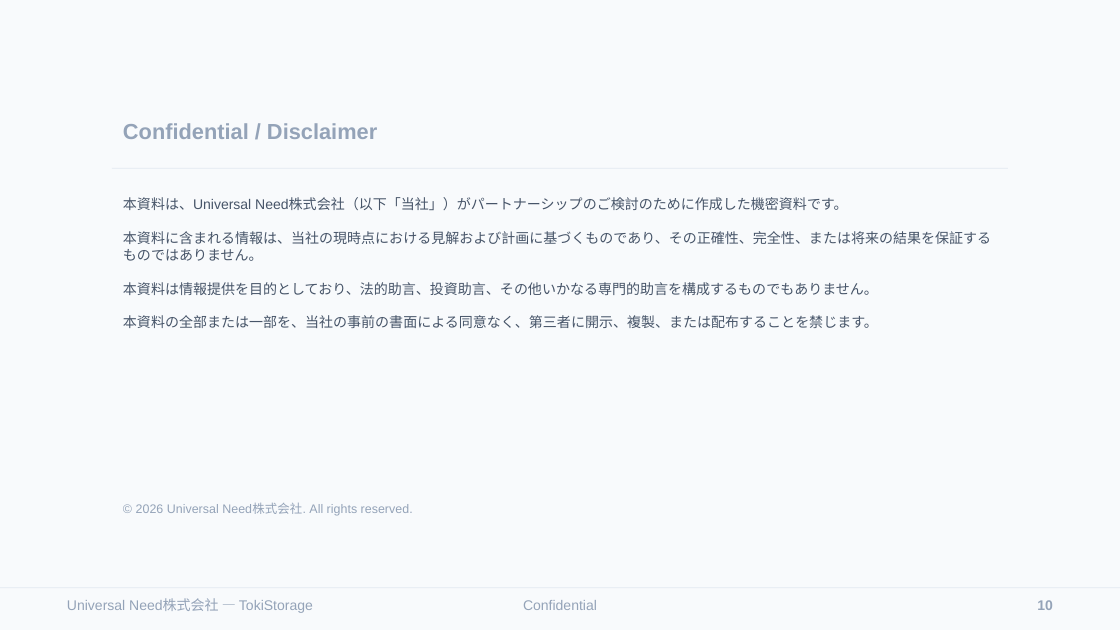
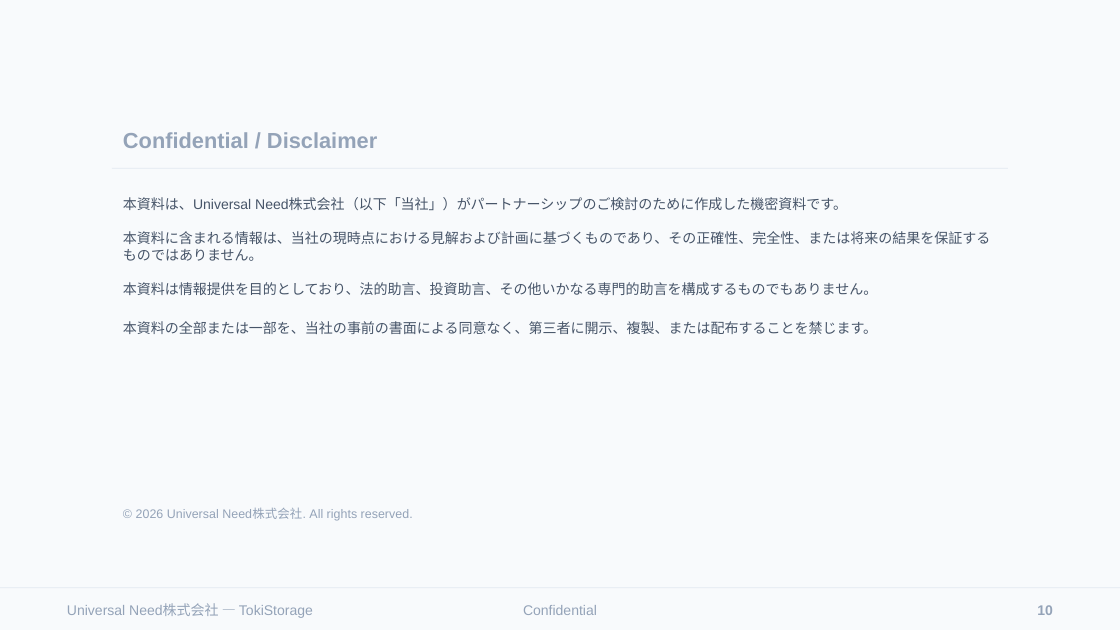
Before and after one commit to timeless-residents/pearlmemorial, a slide deck: slide 10 of toki/tokistorage-partnership-deck.pptx. Drawn at 1120x630 pixels with LibreOffice and Linux fonts; fonts in the diff are those of the drawing. Boxes give left, top, right and bottom in pixels: in the first picture for what was removed or moved away, otherwise in the second. Text is boxed around its words. In the diff, an @@ line names an element or a change of style, - is before the commit and + after.

```diff
--- a/toki/tokistorage-partnership-deck.pptx
+++ b/toki/tokistorage-partnership-deck.pptx
@@ line spacing 1 to 1.35 in 6 elements at box(123, 132, 377, 148), box(123, 197, 990, 334), box(136, 508, 413, 521), box(67, 604, 313, 618), box(523, 605, 597, 615), box(1037, 605, 1053, 615) @@
```
Also in this commit, not shown: 9 other slides changed, 4 other files.
